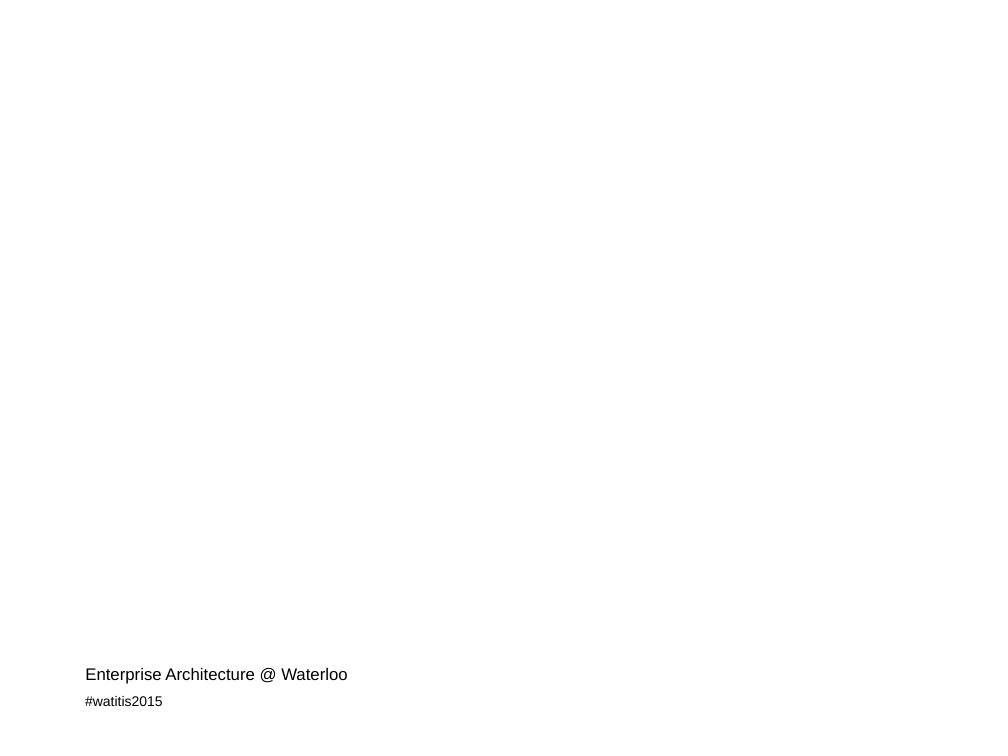
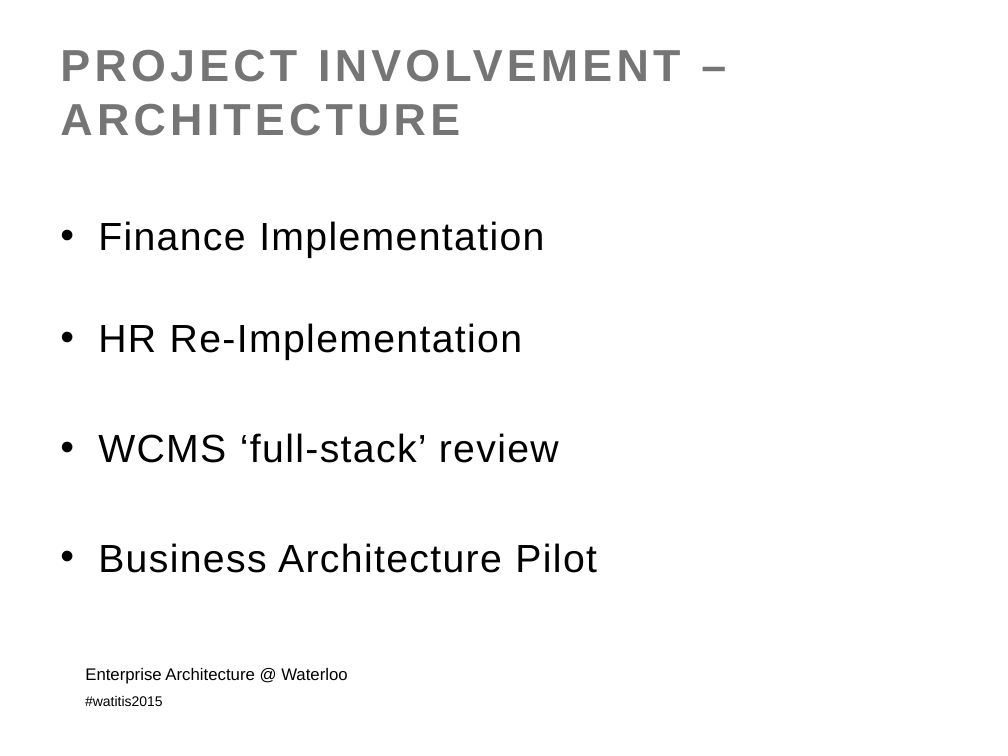
Before and after one commit to colinbellCA/presentation-istea-watitis2015, a slide deck: slide 44 of ISTEA-WatITis2015.pptx (slide 38 before the commit). Drawn at 1008x756 pixels with LibreOffice and Linux fonts; fonts in the diff are those of the drawing; background and template pictures are left out. Boxes give left, top, right and bottom in pixels: in the first picture for what was removed or moved away, otherwise in the second. Text is boxed around its words. In the diff, an @@ line names an element or a change of style, - is before the commit and + after.

```diff
--- a/ISTEA-WatITis2015.pptx
+++ b/ISTEA-WatITis2015.pptx
@@ title added at box(60, 50, 680, 136), 32 pt, text #757575, bold @@
+PROJECT INVOLVEMENT –
+ARCHITECTURE
@@ text added at box(98, 221, 597, 573), 28 pt, text #000000 @@
+• Finance Implementation
+• HR Re-Implementation
+• WCMS ‘full-stack’ review
+• Business Architecture Pilot
```
Also in this commit, not shown: 3 other slides changed, 13 slides added, 1 slide removed, 4 other files.
